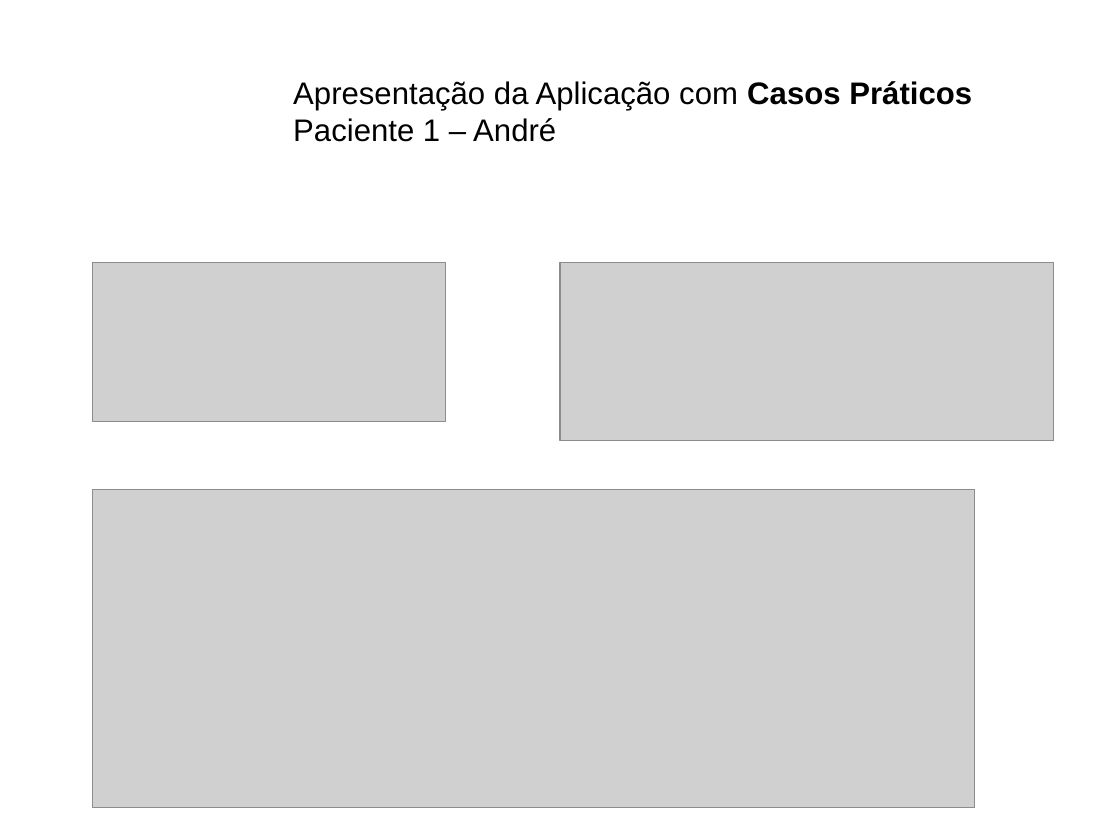
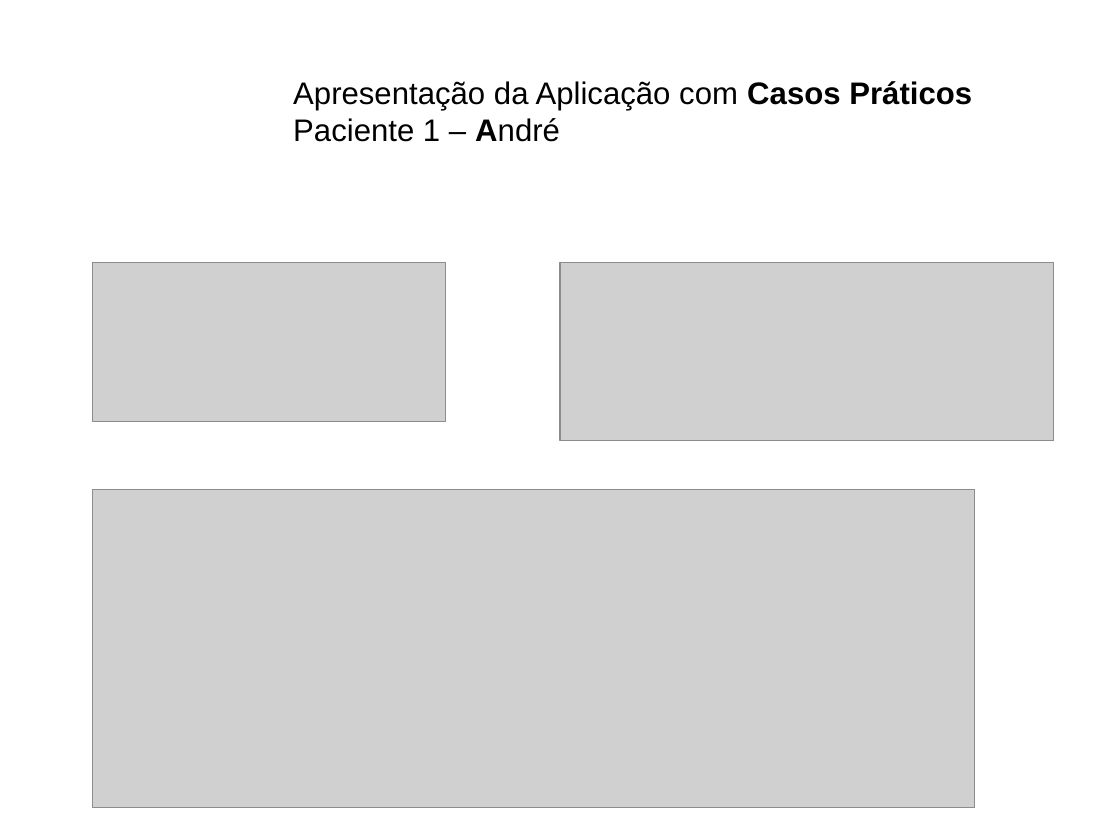
Before and after one commit to JoaoBaltazar17/COPDMobileApp-UBI, a slide deck: slide 6 of Documents/ProjectApresentation.ppt. Drawn at 1120x840 pixels with LibreOffice and Linux fonts; fonts in the diff are those of the drawing; grey boxes stand for pictures; background and template pictures are left out. Boxes give left, top, right and bottom in pixels: in the first picture for what was removed or moved away, otherwise in the second. Text is boxed around its words. In the diff, an @@ line names an element or a change of style, - is before the commit and + after.

```diff
--- a/Documents/ProjectApresentation.ppt
+++ b/Documents/ProjectApresentation.ppt
@@ text at <box>293,118,560,142</box>: bold on in "André" @@
```
Also in this commit, not shown: 3 other slides changed, 1 other file.
